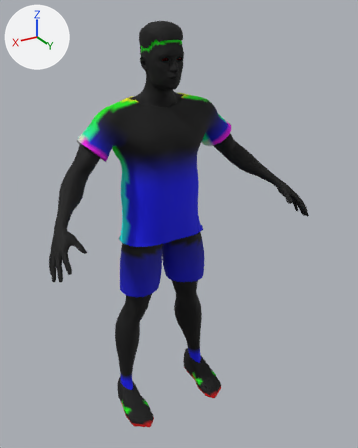
One commit to the glTF model match_point/assets/characters/body_classic.glb: the scene before it, then after it.
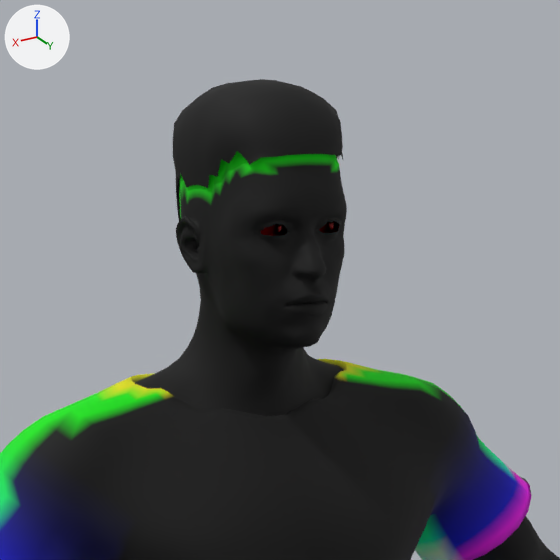
The first picture shows the older version from a camera (50 mm lens) standing at (1.037, 1.922, 1.904) and looking at (-0.037, 0.132, 1.009). The close-ups show the older and then the newer version on the part from 26% to 67% of the width and 0% to 32% of the height of that picture. Only the edits that show in the close-ups are written down. Lighting does not change. The marker at upper left points along +X, +Y and +Z. Vertices at exactly the same position are counted once.

Script lines for the objects in view, before the commit:
```python
me_body = bpy.data.meshes.new('Body')
me_body.from_pydata(...)  # 9522 vertices, 18768 faces; spans x -0.62..0.62, y -0.09..0.4, z 0.1..1.84
me_body.materials.append(mat_skin)
me_hair = bpy.data.meshes.new('Hair')
me_hair.from_pydata(...)  # 223 vertices, 380 faces; spans x -0.079..0.079, y -0.054..0.153, z 1.714..1.868
me_hair.materials.append(mat_hair)
me_shirt = bpy.data.meshes.new('Shirt')
me_shirt.from_pydata(...)  # 2248 vertices, 4356 faces; spans x -0.369..0.369, y -0.105..0.165, z 0.935..1.574
me_shirt.materials.append(mat_shirt)
ob_body = bpy.data.objects.new('Body', me_body)
ob_body.location = (0.0, 0.0, 0.0)
ob_hair = bpy.data.objects.new('Hair', me_hair)
ob_hair.location = (0.0, 0.0, 0.0)
ob_shirt = bpy.data.objects.new('Shirt', me_shirt)
ob_shirt.location = (0.0, 0.0, 0.0)
```
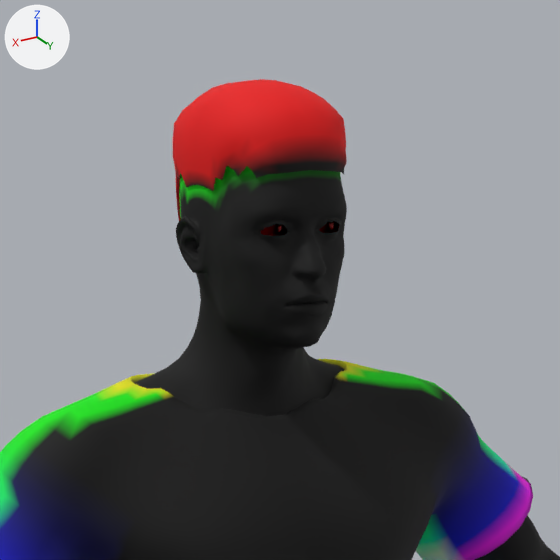
The edits, one by one:
me_body is used by ob_body; location (0.0, 0.0, 0.0).
me_body had 9522 vertices, 18768 faces and spanned x -0.62..0.62, y -0.09..0.4, z 0.1..1.84.
me_body now has 9528 vertices, 18776 faces and spans x -0.62..0.62, y -0.09..0.4, z 0.1..1.84.
me_body part 1: 326 kept faces spanning x -0.62..0.62, y -0.05..0.4, z 1.01..1.81 get new vertex colours.
Edits to the shape of me_body do not show in these pictures.
me_hair is used by ob_hair; location (0.0, 0.0, 0.0).
me_hair had 223 vertices, 380 faces and spanned x -0.079..0.079, y -0.054..0.153, z 1.714..1.868.
me_hair now has 257 vertices, 440 faces and spans x -0.079..0.079, y -0.054..0.16, z 1.703..1.868.
me_hair part 2: 31 vertices moved from x -0.066..0.066, y 0.114..0.151, z 1.804..1.846 to x -0.069..0.069, y 0.115..0.158, z 1.805..1.85; 21 vertices removed from x -0.072..0.072, y 0.077..0.153, z 1.767..1.801; 51 vertices added at x -0.072..0.072, y 0.077..0.16, z 1.764..1.804.
me_hair part 3: 334 kept faces spanning x -0.079..0.079, y -0.054..0.158, z 1.72..1.868 get new vertex colours; the middle colour goes from black #000000 to red #ff0000.
Other edits to the shape of me_hair do not show in these pictures.

Location of each change, [x1, y1, x2, y2] in pixels of the close-ups (560 x 560 px; the box of a moved part takes in the faces that stretch with it):
'Body', reshaped: before [135, 151, 560, 560]; after [134, 166, 560, 560]
'Hair', reshaped: before [173, 79, 343, 221]; after [173, 79, 347, 221]
part 1 of me_body, recoloured: before [205, 154, 341, 211]; after [205, 166, 341, 211]
part 2 of me_hair, moved or reshaped: before [203, 90, 343, 188]; after [203, 90, 347, 191]
part 3 of me_hair, recoloured (black to red): [173, 79, 342, 220] in both
